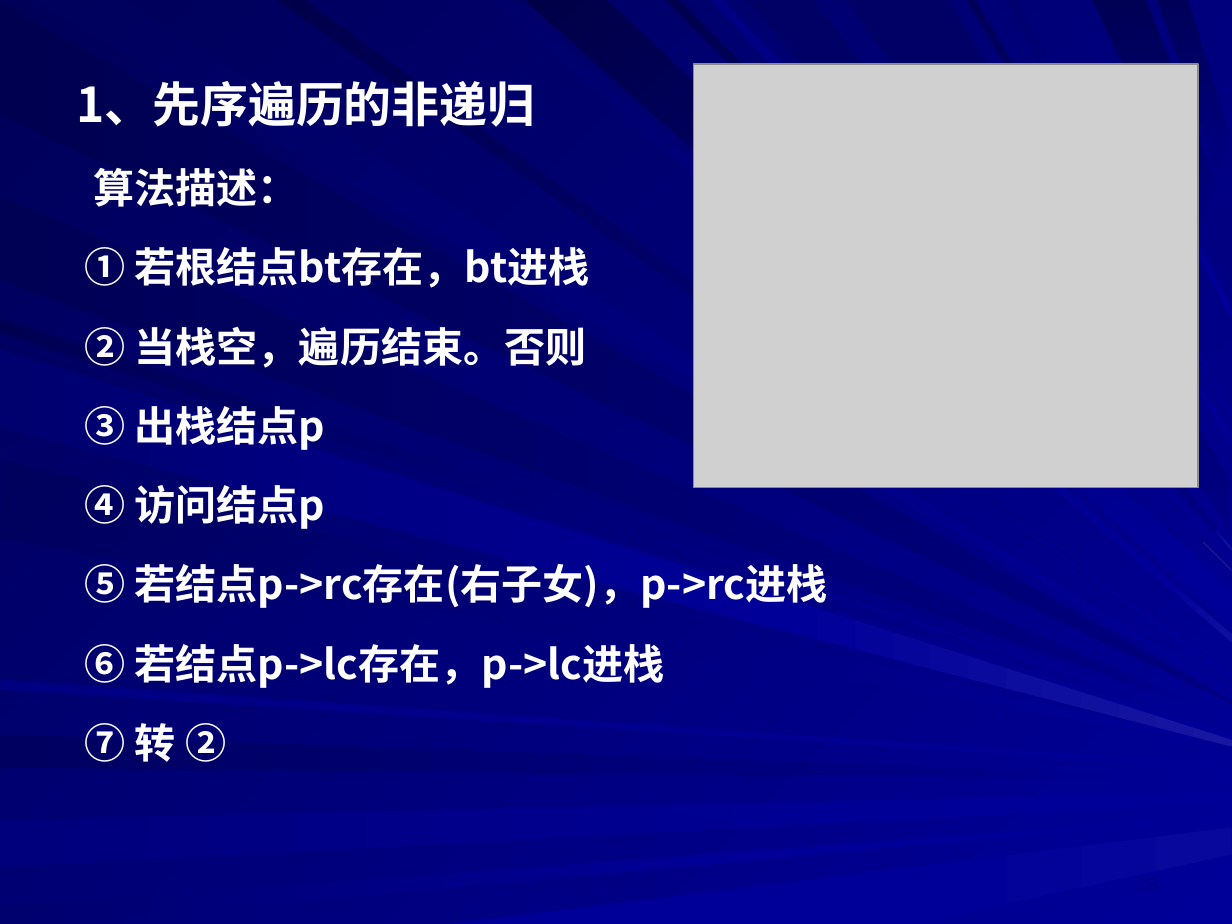
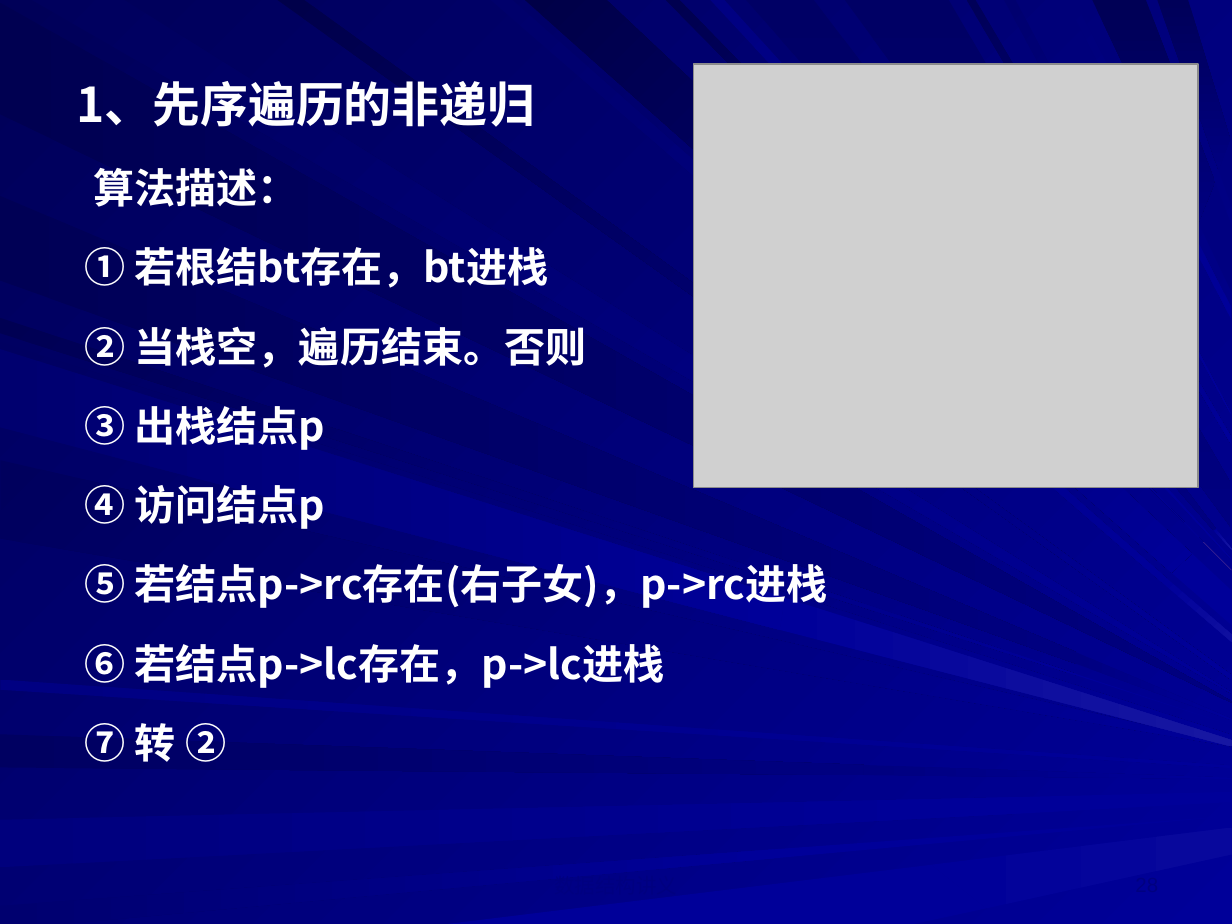
Before and after one commit to HowardLei/DataStrcture-Algorithm, a slide deck: slide 28 of PPT/数据结构_9二叉树.ppt. Drawn at 1232x924 pixels with LibreOffice and Linux fonts; fonts in the diff are those of the drawing; grey boxes stand for pictures. Boxes give left, top, right and bottom in pixels: in the first picture for what was removed or moved away, otherwise in the second. Text is boxed around its words. In the diff, an @@ line names an element or a change of style, - is before the commit and + after.

```diff
--- a/PPT/数据结构_9二叉树.ppt
+++ b/PPT/数据结构_9二叉树.ppt
@@ text at <box>84,247,549,288</box>: text changed @@
-① 若根结点bt存在，bt进栈
+① 若根结bt存在，bt进栈
```
Also in this commit, not shown: 1 other slide changed, 14 other files.
